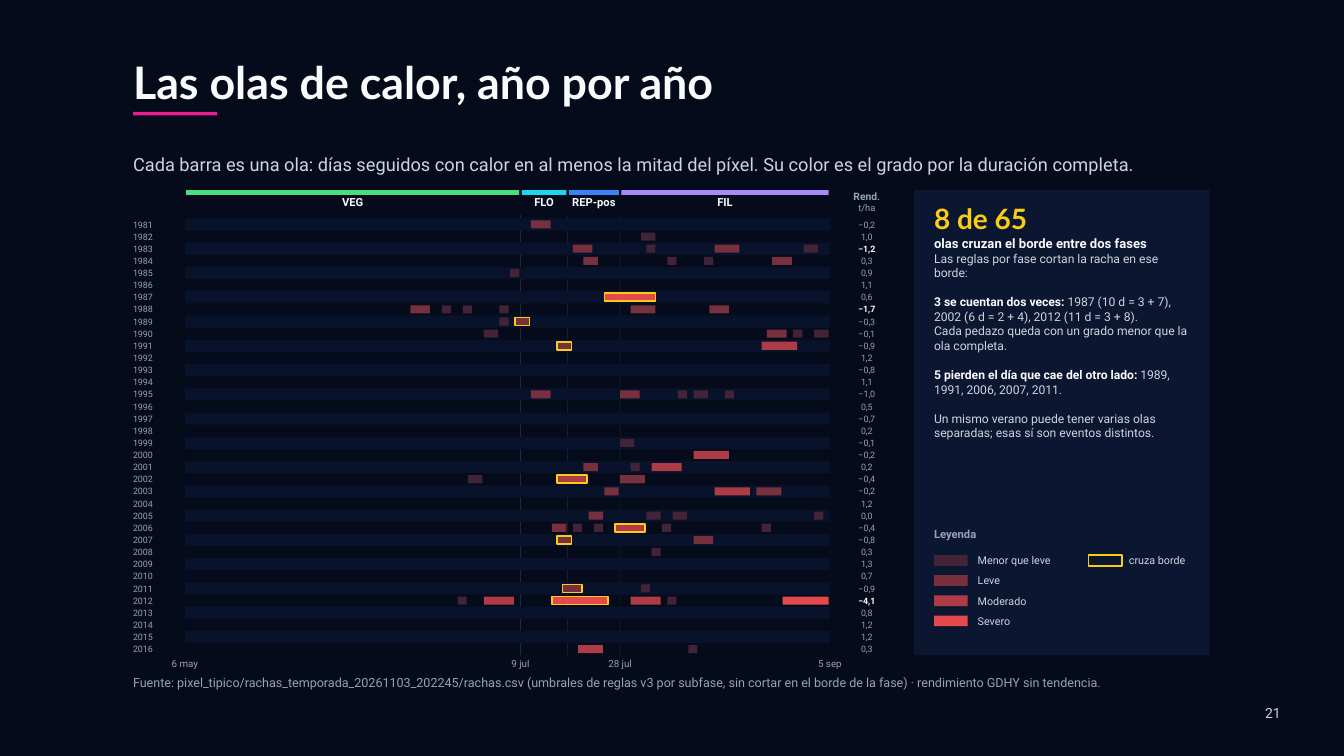
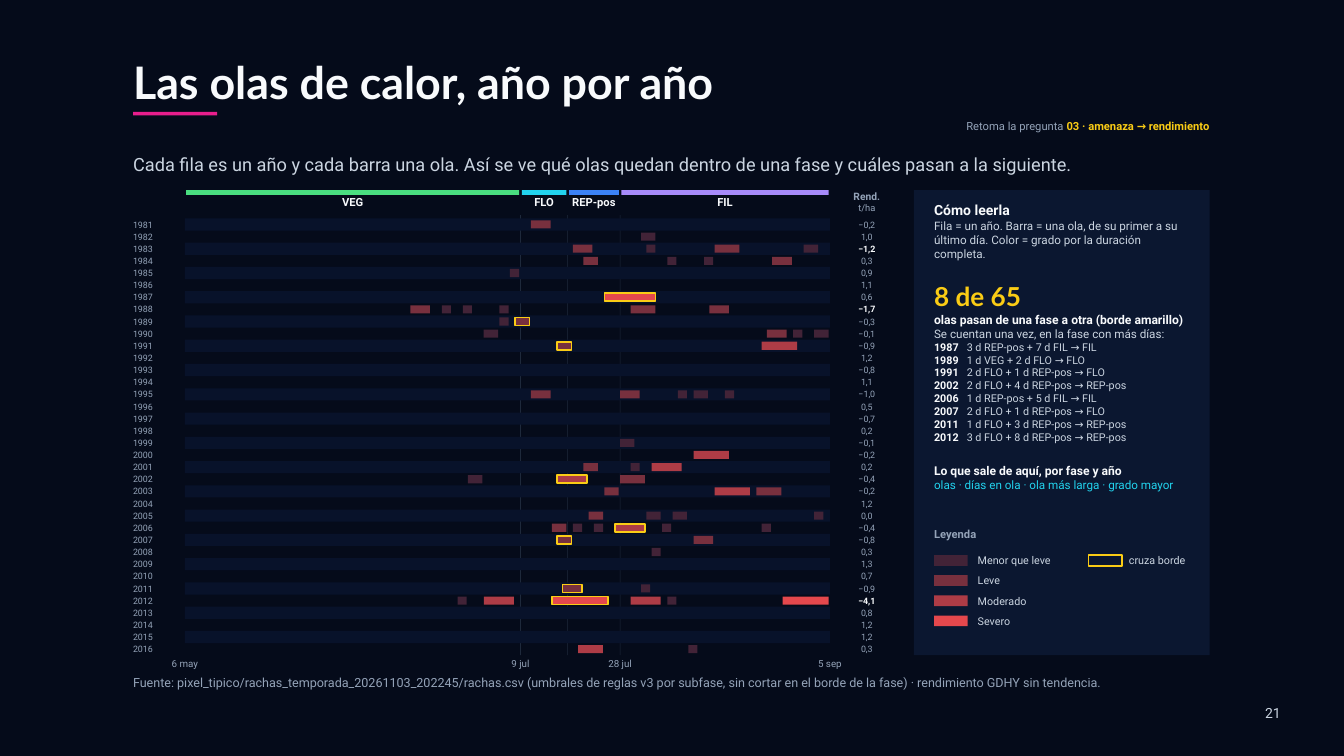
Before and after one commit to Pruizf0310/tesis-cereal-climate, a slide deck: slide 21 of presentacion/Avance_tesis.pptx. Drawn at 1344x756 pixels with LibreOffice and Linux fonts; fonts in the diff are those of the drawing. Boxes give left, top, right and bottom in pixels: in the first picture for what was removed or moved away, otherwise in the second. Text is boxed around its words. In the diff, an @@ line names an element or a change of style, - is before the commit and + after.

```diff
--- a/presentacion/Avance_tesis.pptx
+++ b/presentacion/Avance_tesis.pptx
@@ text added at [966,121,1209,133], 12 pt, text #FACC15, bold @@
+Retoma la pregunta 03 · amenaza → rendimiento
@@ text at [133,157,1072,175]: text changed @@
-Cada barra es una ola: días seguidos con calor en al menos la mitad del píxel. Su color es el grado por la duración completa.
+Cada fila es un año y cada barra una ola. Así se ve qué olas quedan dentro de una fase y cuáles pasan a la siguiente.
@@ text at [934,204,1177,261]: paragraphs added @@
+Cómo leerla
+Fila = un año. Barra = una ola, de su primer a su último día. Color = grado por la duración completa.
@@ text at [934,286,1021,307]: size 30 to 28 pt in "8 de 65" @@
@@ text at [934,314,1184,492]: text changed; size 13 to 11.5 pt @@
-olas cruzan el borde entre dos fases
-Las reglas por fase cortan la racha en ese borde:
-3 se cuentan dos veces: 1987 (10 d = 3 + 7), 2002 (6 d = 2 + 4), 2012 (11 d = 3 + 8).
-Cada pedazo queda con un grado menor que la ola completa.
-5 pierden el día que cae del otro lado: 1989, 1991, 2006, 2007, 2011.
-Un mismo verano puede tener varias olas separadas; esas sí son eventos distintos.
+olas pasan de una fase a otra (borde amarillo)
+Se cuentan una vez, en la fase con más días:
+1987 3 d REP-pos + 7 d FIL → FIL
+1989 1 d VEG + 2 d FLO → FLO
+1991 2 d FLO + 1 d REP-pos → FLO
+2002 2 d FLO + 4 d REP-pos → REP-pos
+2006 1 d REP-pos + 5 d FIL → FIL
+2007 2 d FLO + 1 d REP-pos → FLO
+2011 1 d FLO + 3 d REP-pos → REP-pos
+2012 3 d FLO + 8 d REP-pos → REP-pos
+Lo que sale de aquí, por fase y año
+olas · días en ola · ola más larga · grado mayor
```
Also in this commit, not shown: 13 other slides changed, 4 other files.
